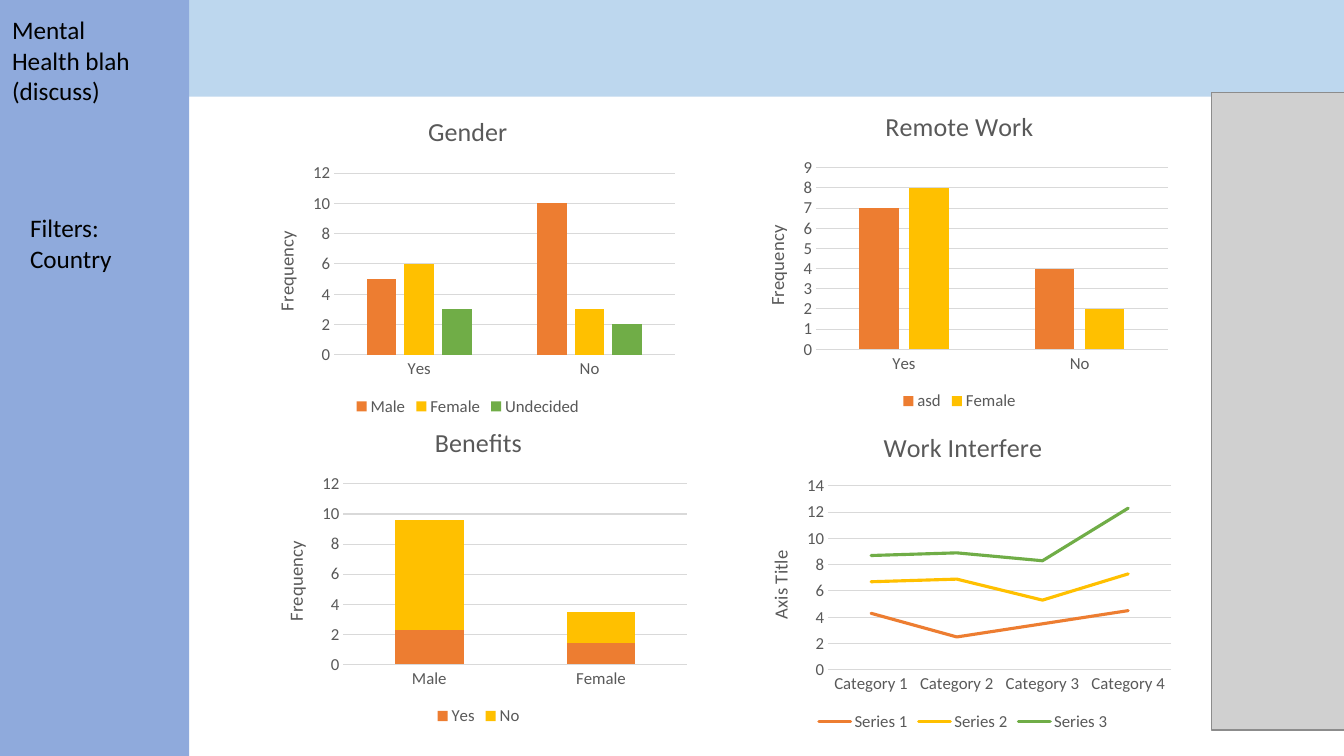
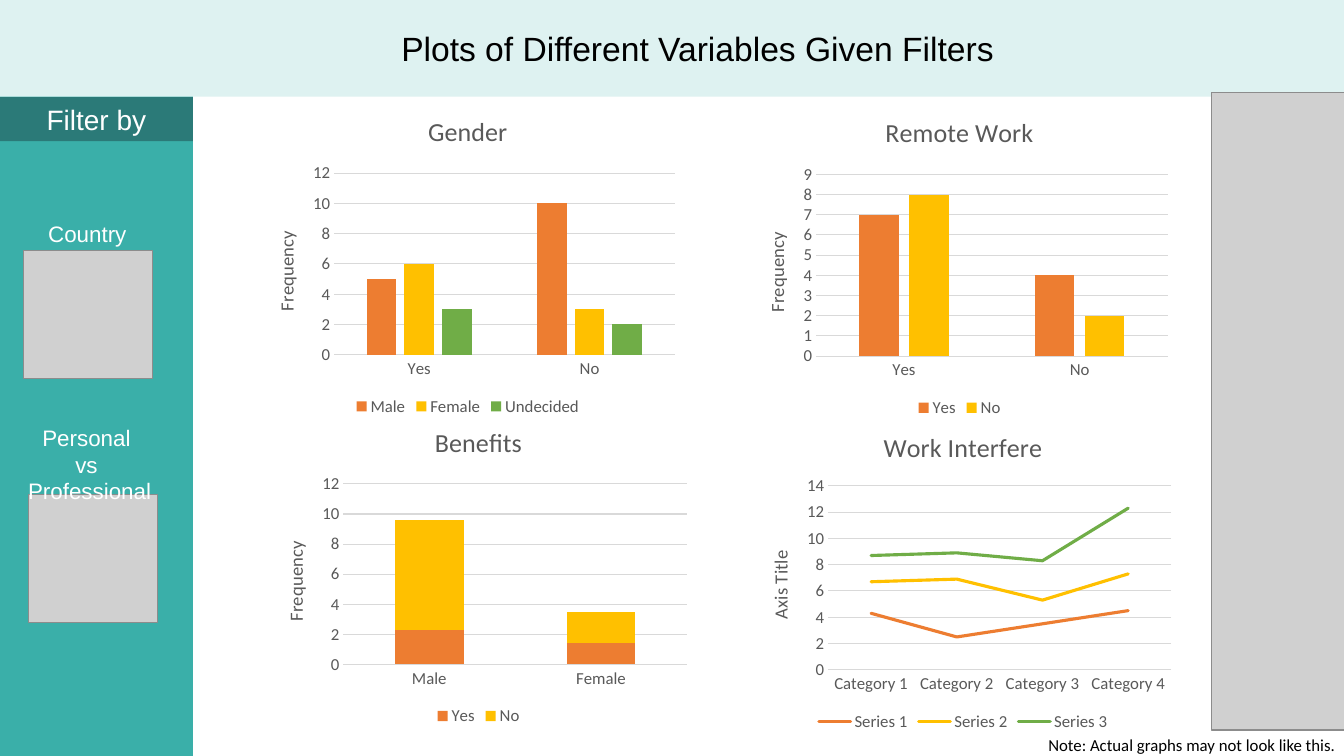
Before and after one commit to tungpatrick/ellognea-ptung-mental-health, a slide deck: slide 2 of Draft_Sketch.pptx (slide 1 before the commit). Drawn at 1344x756 pixels with LibreOffice and Linux fonts; fonts in the diff are those of the drawing; grey boxes stand for pictures. Boxes give left, top, right and bottom in pixels: in the first picture for what was removed or moved away, otherwise in the second. Text is boxed around its words. In the diff, an @@ line names an element or a change of style, - is before the commit and + after.

```diff
--- a/Draft_Sketch.pptx
+++ b/Draft_Sketch.pptx
@@ rectangle at (0,0,1344,97): fill #BDD7EE to #DEF2F1 @@
@@ text removed at (12,21,129,104) @@
-Mental Health blah (discuss)
@@ text added at (401,36,993,62), 24 pt, text #000000 @@
+Plots of Different Variables Given Filters
@@ rectangle: place and size @@
-rectangle at (0,0,190,756)
+rectangle at (0,97,193,756)
@@ rectangle at (0,97,193,756): fill #8FAADC to #3AAFA9 @@
@@ rectangle added at (0,97,193,141), fill #2B7A78, 20 pt, text #FFFFFF @@
+Filter by
@@ column chart at (743,98,1177,421) @@
-asd: 7, 4
+Yes: 7, 4
-Female: 8, 2
+No: 8, 2
@@ column chart: place and size @@
-column chart at (743,92,1177,415)
+column chart at (743,98,1177,421)
@@ text at (30,219,99,237): paragraph removed @@
-Filters:
@@ text "Country": place and size @@
-text "Country" at (30,219,112,272)
+text "Country" at (48,226,126,247)
@@ text "Country" at (48,226,126,247): size 18 to 16 pt, font Calibri to Arial, text colour #000000 to #FFFFFF @@
@@ picture added at (24,250,152,378) @@
@@ text added at (28,429,151,505), 16 pt, text #FFFFFF @@
+Personal
+vs
+Professional
@@ picture added at (29,495,157,623) @@
@@ text added at (1048,739,1335,754), 12 pt, text #000000 @@
+Note: Actual graphs may not look like this.
```
Also in this commit, not shown: 1 slide added.
